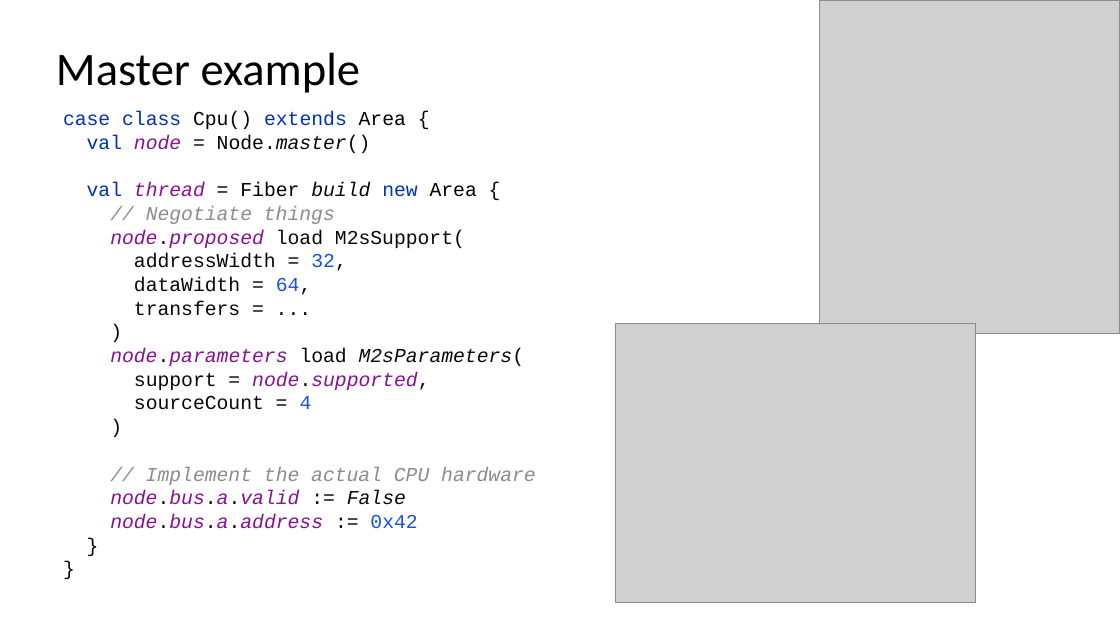
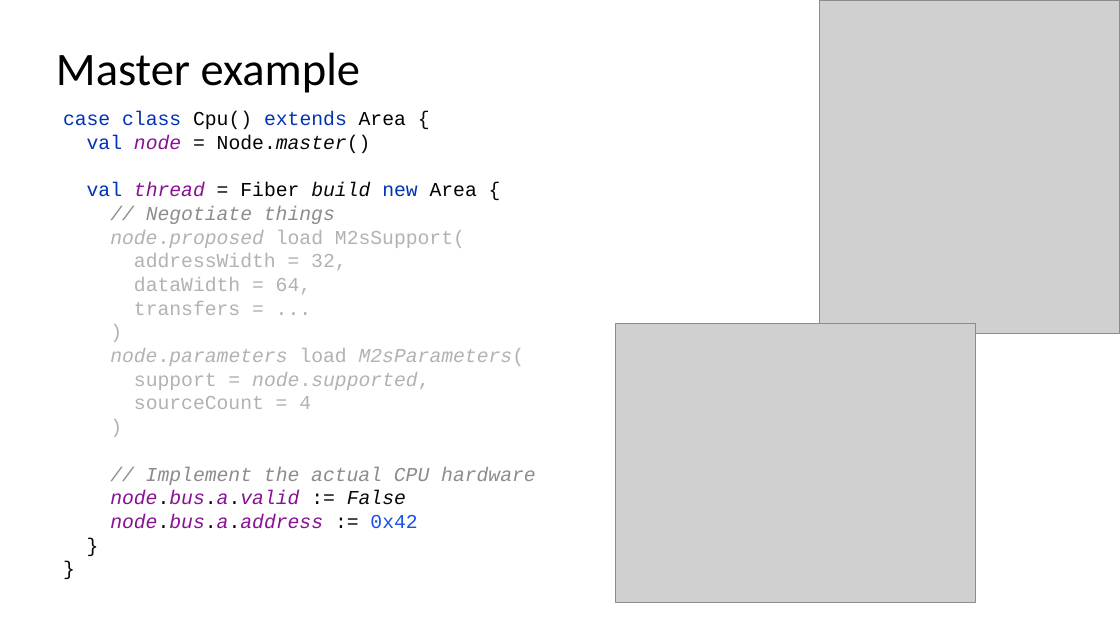
Before and after one commit to SpinalHDL/SpinalDoc, a slide deck: slide 48 of presentation/en/fsic_100723/fsic_100723.odp (slide 49 before the commit). Drawn at 1120x630 pixels with LibreOffice and Linux fonts; fonts in the diff are those of the drawing; grey boxes stand for pictures. Boxes give left, top, right and bottom in pixels: in the first picture for what was removed or moved away, otherwise in the second. Text is boxed around its words. In the diff, an @@ line names an element or a change of style, - is before the commit and + after.

```diff
--- a/presentation/en/fsic_100723/fsic_100723.odp
+++ b/presentation/en/fsic_100723/fsic_100723.odp
@@ text at [110, 206, 536, 529]: text colour #871094 to #B2B2B2 in "node.proposed node.parameters node.supported,"; text colour #080808 to #B2B2B2 in "node.proposed load M2sSupport( addressWidth = 32, dataWidth ..."; text colour #1750EB to #B2B2B2 in "32, 64, 4" @@
```
Also in this commit, not shown: 9 other slides changed, 1 slide removed, 1 other file.
